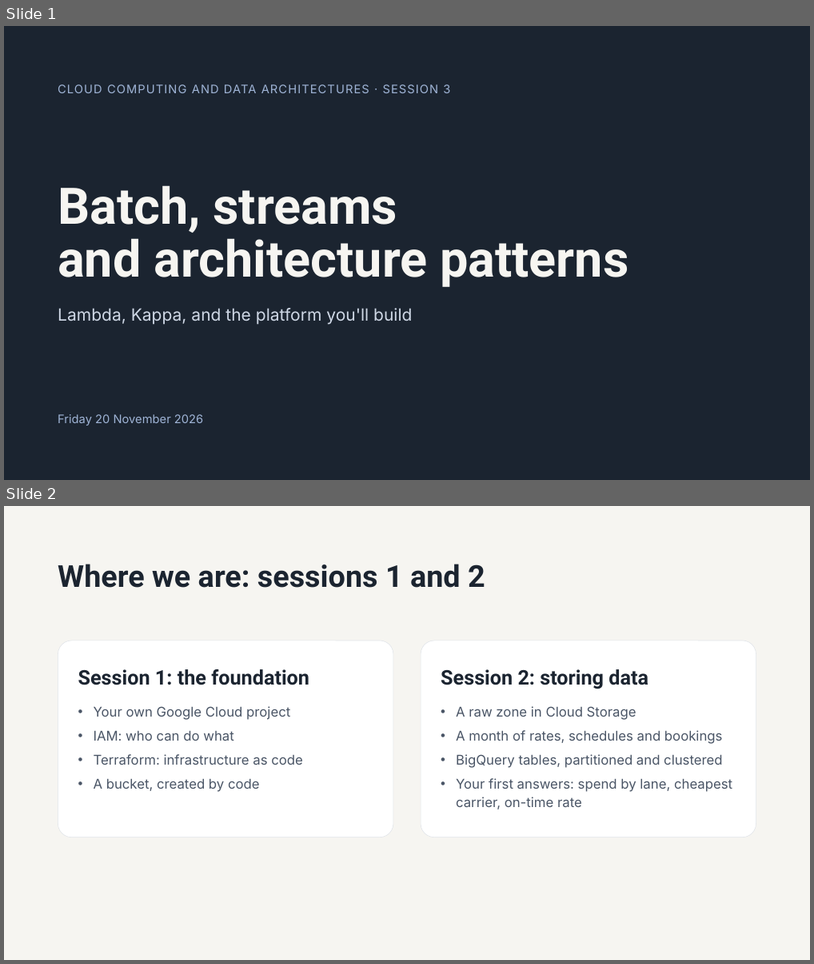
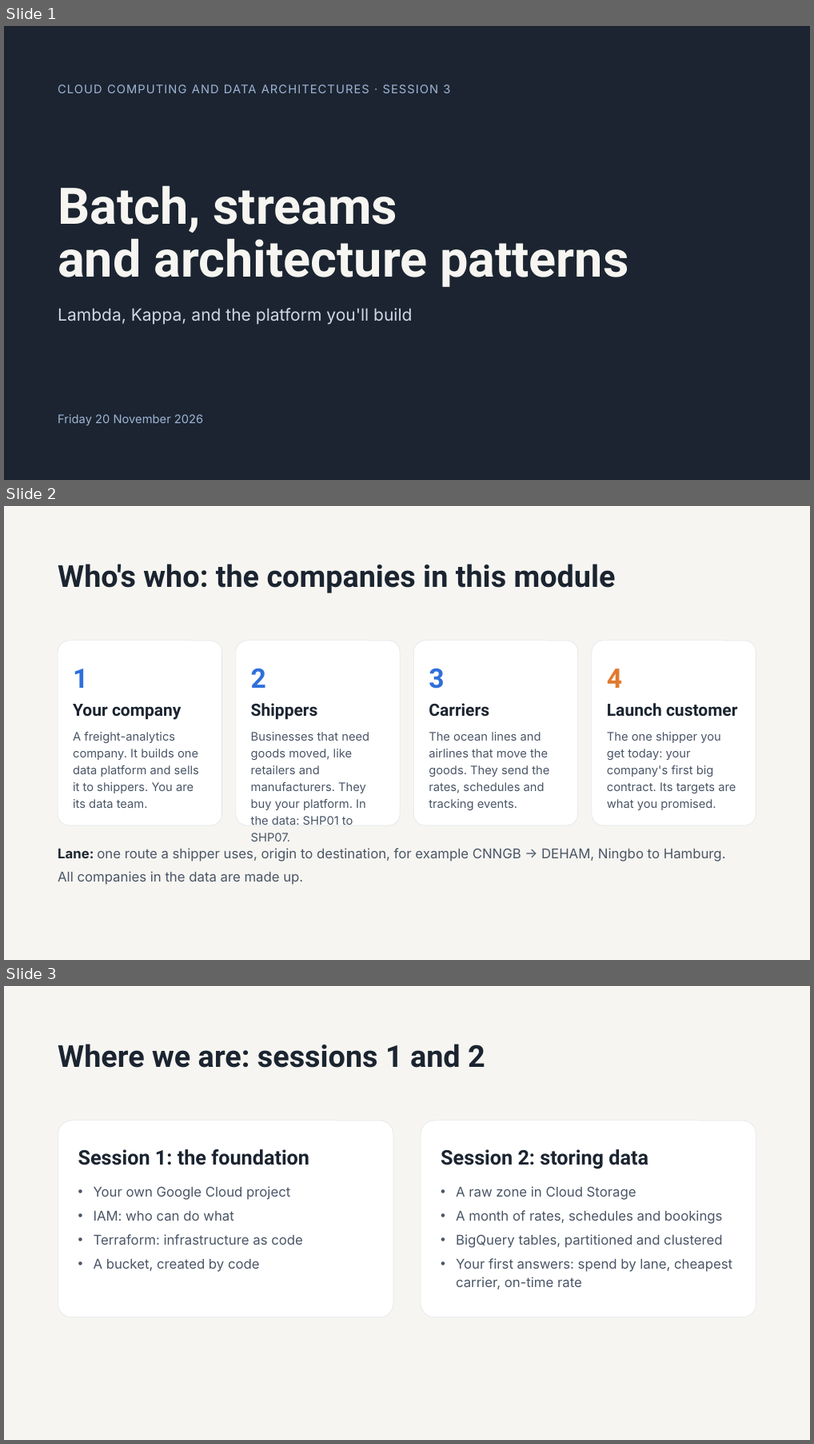
Before and after one commit to 1768SAIKUMAR/cloud-computing-srh, a slide deck: sessions/03-batch-streams-and-architecture-patterns/slides/session-03-batch-streams-and-architecture-patterns.pptx. Shown one above the other, each under a label of ours: slides 1 and 2 before the commit, slides 1, 2 and 3 after it. The pictures are 814x964 and 814x1444 pixels, drawn with LibreOffice and Linux fonts; fonts in the diff are those of the drawing. Boxes give left, top, right and bottom in pixels: in the first picture for what was removed or moved away, otherwise in the second. Text is boxed around its words. In the diff, an @@ line names an element or a change of style, - is before the commit and + after.

```diff
--- a/sessions/03-batch-streams-and-architecture-patterns/slides/session-03-batch-streams-and-architecture-patterns.pptx
+++ b/sessions/03-batch-streams-and-architecture-patterns/slides/session-03-batch-streams-and-architecture-patterns.pptx
@@ slide 2 added at [4,506,810,960], background #F6F5F1 @@
@@ title added at [58,564,616,593], 36 pt, text #1B2430, bold @@
+Who's who: the companies in this module
@@ rounded rectangle added at [58,640,222,825], fill #FFFFFF, outline #DFE3E8 0.5 pt @@
@@ rounded rectangle added at [236,640,400,825], fill #FFFFFF, outline #DFE3E8 0.5 pt @@
@@ rounded rectangle added at [414,640,578,825], fill #FFFFFF, outline #DFE3E8 0.5 pt @@
@@ rounded rectangle added at [592,640,757,825], fill #FFFFFF, outline #DFE3E8 0.5 pt @@
@@ text added at [73,668,88,688], 32 pt, text #2F6FDB, bold @@
+1
@@ text added at [251,668,266,688], 32 pt, text #2F6FDB, bold @@
+2
@@ text added at [429,668,444,688], 32 pt, text #2F6FDB, bold @@
+3
@@ text added at [607,668,622,688], 32 pt, text #E07A2E, bold @@
+4
@@ text added at [73,704,181,720], 20 pt, text #1B2430, bold @@
+Your company
@@ text added at [251,703,318,720], 20 pt, text #1B2430, bold @@
+Shippers
@@ text added at [429,703,490,716], 20 pt, text #1B2430, bold @@
+Carriers
@@ text added at [607,703,738,716], 20 pt, text #1B2430, bold @@
+Launch customer
@@ text added at [73,732,199,808], 14 pt, text #4A5566 @@
+A freight-analytics company. It builds one data platform and sells it to shippers. You are its data team.
@@ text added at [251,732,370,841], 14 pt, text #4A5566 @@
+Businesses that need goods moved, like retailers and manufacturers. They buy your platform. In the data: SHP01 to SHP07.
@@ text added at [429,732,550,810], 14 pt, text #4A5566 @@
+The ocean lines and airlines that move the goods. They send the rates, schedules and tracking events.
@@ text added at [607,732,736,810], 14 pt, text #4A5566 @@
+The one shipper you get today: your company's first big contract. Its targets are what you promised.
@@ text added at [58,848,726,884], 16 pt, text #4A5566 @@
+Lane: one route a shipper uses, origin to destination, for example CNNGB → DEHAM, Ningbo to Hamburg.
+All companies in the data are made up.
@@ what was slide 2 is now slide 3 @@
```
Also in this commit, not shown: 1 slide changed, 2 other slides added, 1 slide removed.
